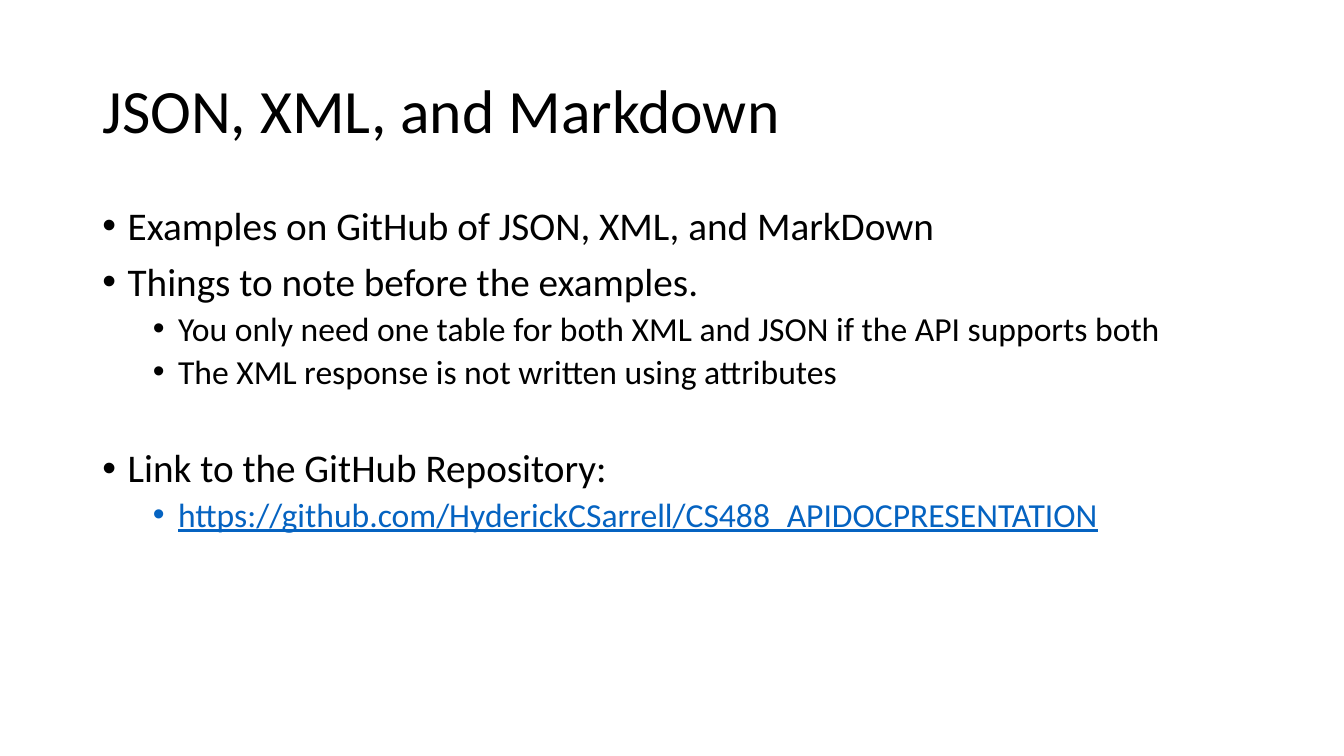
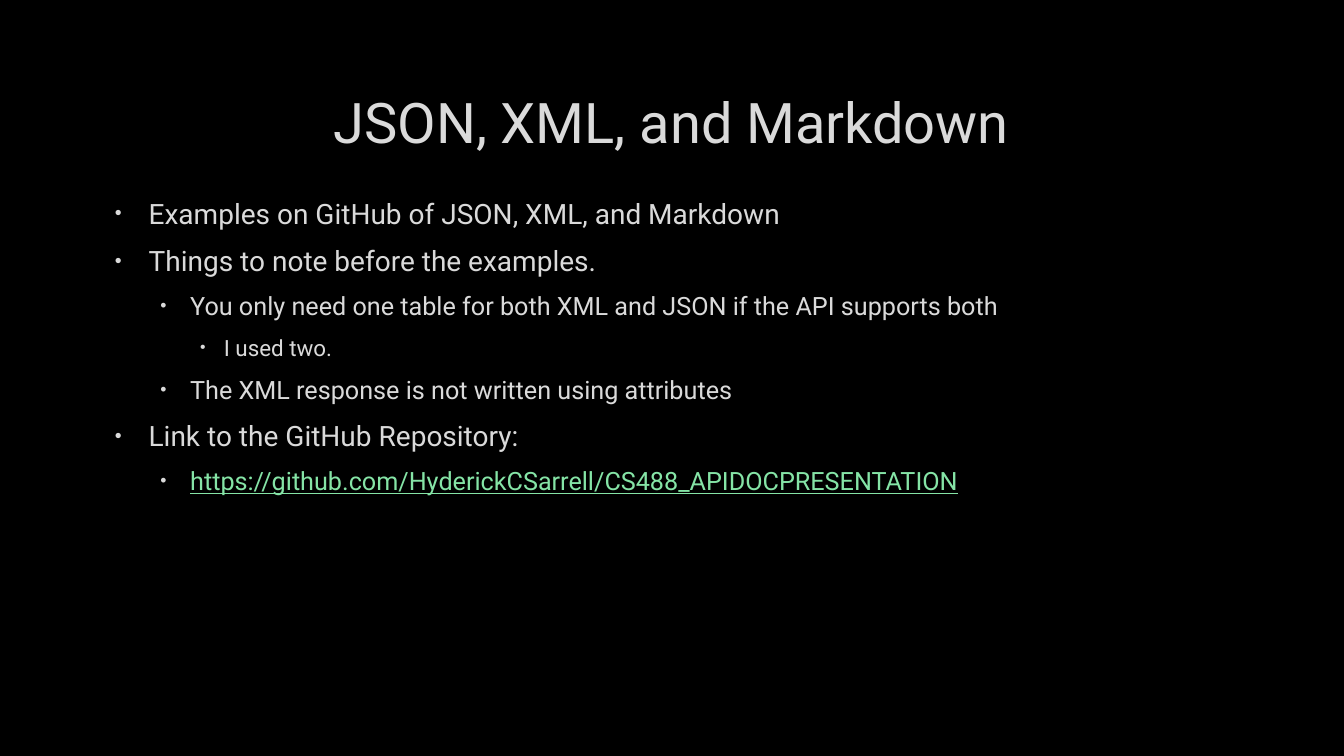
Before and after one commit to HyderickCSarrell/CS488_APIDOCPRESENTATION, a slide deck: slide 7 of APIDocPresentation.pptx. Drawn at 1344x756 pixels with LibreOffice and Linux fonts; fonts in the diff are those of the drawing; background and template pictures are left out. Boxes give left, top, right and bottom in pixels: in the first picture for what was removed or moved away, otherwise in the second. Text is boxed around its words. In the diff, an @@ line names an element or a change of style, - is before the commit and + after.

```diff
--- a/APIDocPresentation.pptx
+++ b/APIDocPresentation.pptx
@@ background #FFFFFF to picture (left out) @@
@@ title "JSON, XML, and Markdown": place and size @@
-title "JSON, XML, and Markdown" at box(102, 90, 779, 141)
+title "JSON, XML, and Markdown" at box(334, 101, 1008, 151)
@@ title "JSON, XML, and Markdown" at box(334, 101, 1008, 151): size 44 to 40 pt, font Calibri to Roboto, text colour #000000 to #DADADA, letter outline none to #404040 0.75 pt; alignment left to centre; line spacing 0.9 to 1 @@
@@ text "Examples on GitHub of JSON, ...": place and size @@
-text "Examples on GitHub of JSON, ..." at box(128, 212, 1159, 533)
+text "Examples on GitHub of JSON, ..." at box(149, 202, 998, 496)
@@ text at box(149, 202, 779, 230): text changed; size 28 to 20 pt; font Calibri to Roboto; text colour #000000 to #DADADA @@
-• Examples on GitHub of JSON, XML, and MarkDown
+• Examples on GitHub of JSON, XML, and Markdown
@@ text at box(149, 249, 998, 496): size 28 to 20 pt in "Things to note before the examples.", "Link to the GitHub Repository:"; font Calibri to Roboto, letter outline none to #404040 0.75 pt in "Things to note before the examples.", "You only need one table for both ...", "The XML response is not written using ...", "Link to the GitHub Repository:" and 1 more places; text colour #000000 to #DADADA in "Things to note before the examples.", "You only need one table for both ...", "The XML response is not written using ...", "Link to the GitHub Repository:"; size 24 to 18 pt in "You only need one table for both ...", "The XML response is not written using ...", "https://github.com/HyderickCSarrell/CS488_APIDOCPRESENTATION"; text colour #0563C1 to #85E4A6 in "https://github.com/HyderickCSarrell/CS488_APIDOCPRESENTATION"; indent changed; line spacing 0.9 to 1; more space between paragraphs @@
@@ text at box(224, 339, 332, 357): paragraph added @@
+    • I used two.
```
Also in this commit, not shown: 6 other slides changed, 6 slides added.
